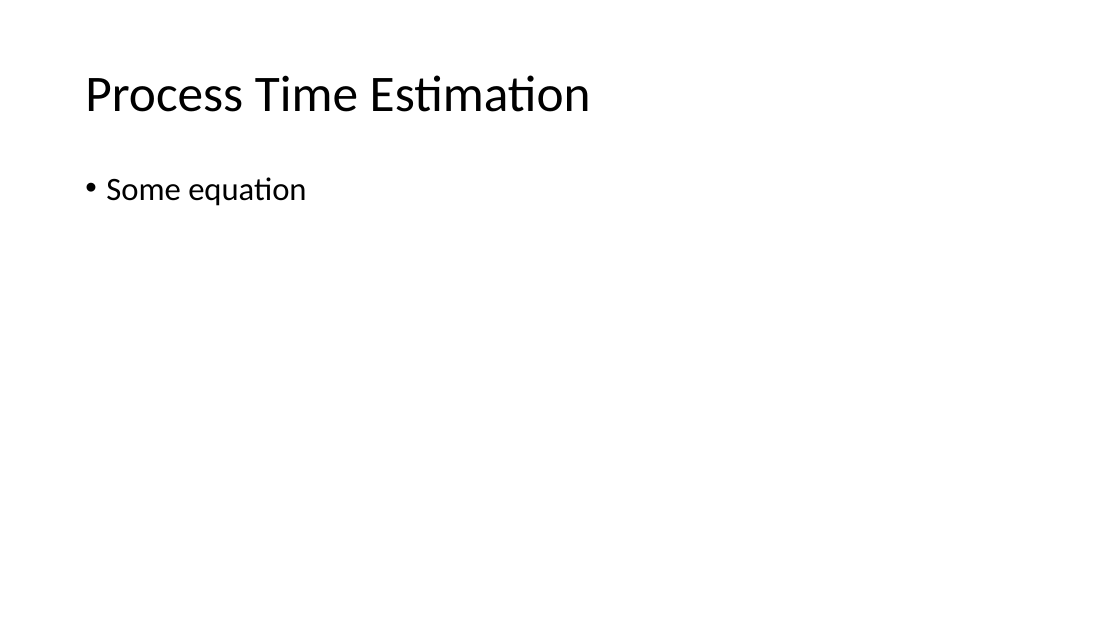
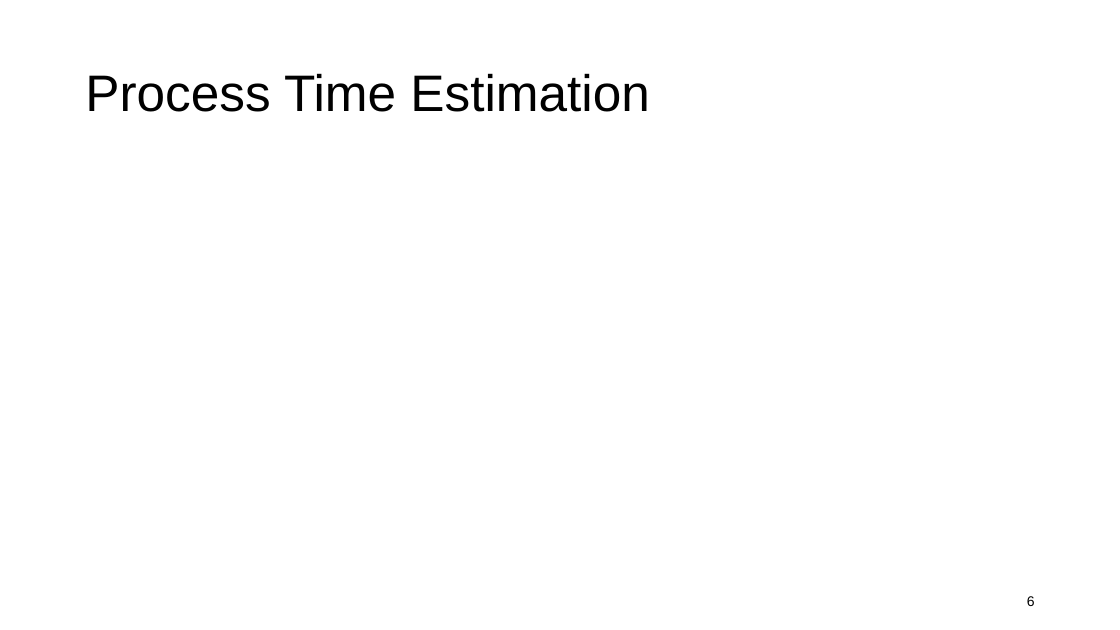
Before and after one commit to kawin7538/ds_hospital_project, a slide deck: slide 6 of memo_presentation/memo.pptx (slide 5 before the commit). Drawn at 1120x630 pixels with LibreOffice and Linux fonts; fonts in the diff are those of the drawing; grey boxes stand for pictures. Boxes give left, top, right and bottom in pixels: in the first picture for what was removed or moved away, otherwise in the second. Text is boxed around its words. In the diff, an @@ line names an element or a change of style, - is before the commit and + after.

```diff
--- a/memo_presentation/memo.pptx
+++ b/memo_presentation/memo.pptx
@@ title "Process Time Estimation" at (x1=85, y1=73, x2=649, y2=112): font Calibri to Arial @@
@@ text removed at (x1=106, y1=177, x2=306, y2=206) @@
-• Some equation
@@ page number added at (x1=1027, y1=596, x2=1035, y2=606), 12 pt, text #000000 @@
+6
```
Also in this commit, not shown: 12 other slides changed, 2 slides added, 1 slide removed, 5 other files.
